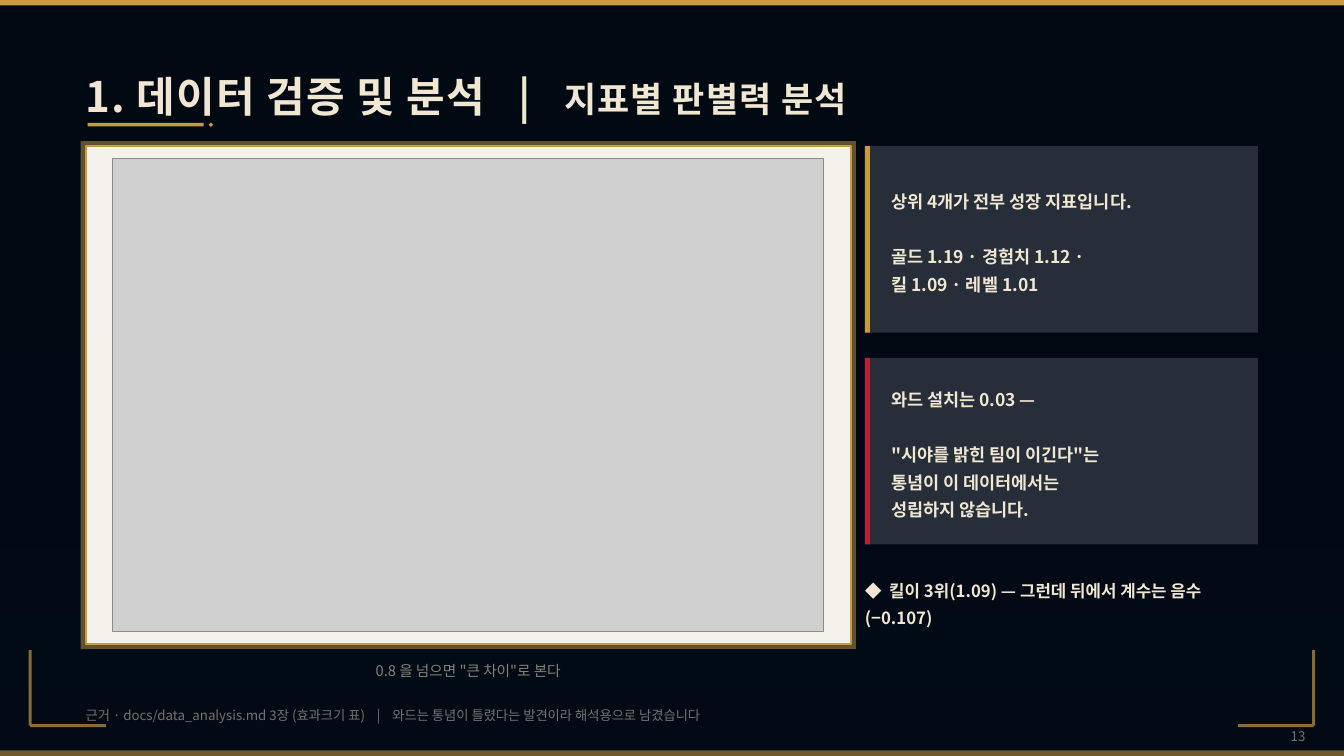
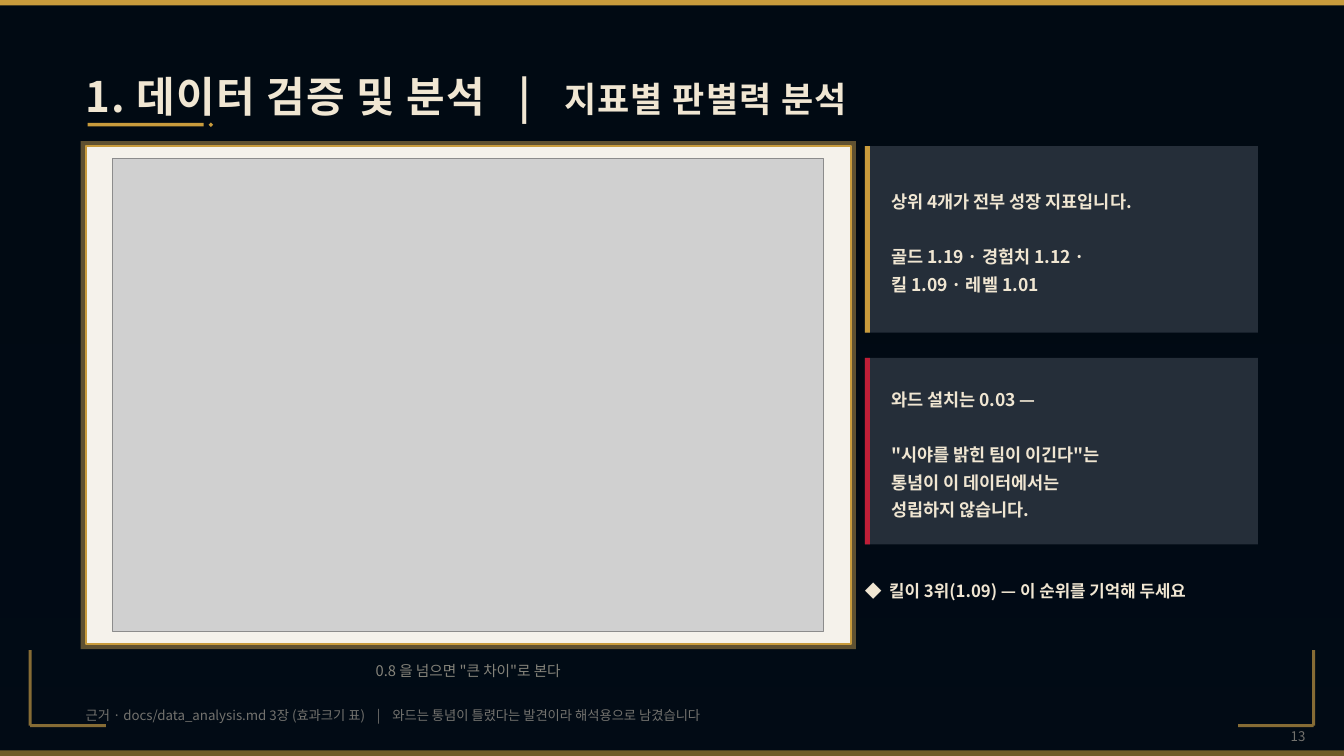
Before and after one commit to wpalswpa/project2608, a slide deck: slide 13 of LOLEX_발표_발표용 사본.pptx. Drawn at 1344x756 pixels with LibreOffice and Linux fonts; fonts in the diff are those of the drawing; grey boxes stand for pictures; background and template pictures are left out; a plain dark background stands for a picture behind light text. Boxes give left, top, right and bottom in pixels: in the first picture for what was removed or moved away, otherwise in the second. Text is boxed around its words. In the diff, an @@ line names an element or a change of style, - is before the commit and + after.

```diff
--- a/LOLEX_발표_발표용 사본.pptx
+++ b/LOLEX_발표_발표용 사본.pptx
@@ text at [889, 583, 1186, 601]: text changed @@
-◆ 킬이 3위(1.09) — 그런데 뒤에서 계수는 음수(−0.107)
+◆ 킬이 3위(1.09) — 이 순위를 기억해 두세요
```
Also in this commit, not shown: 6 other slides changed, 2 slides removed, 3 other files.
